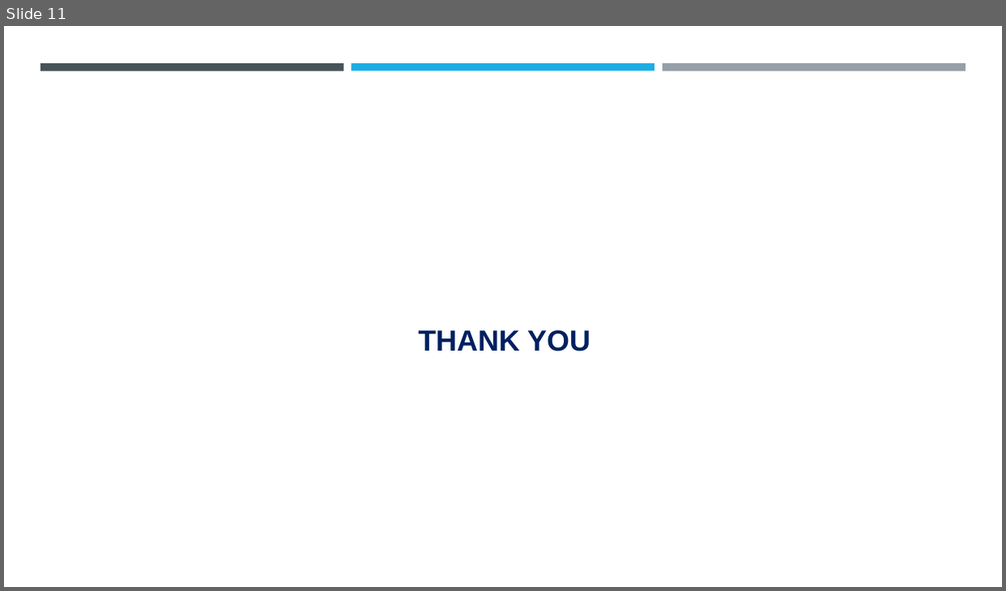
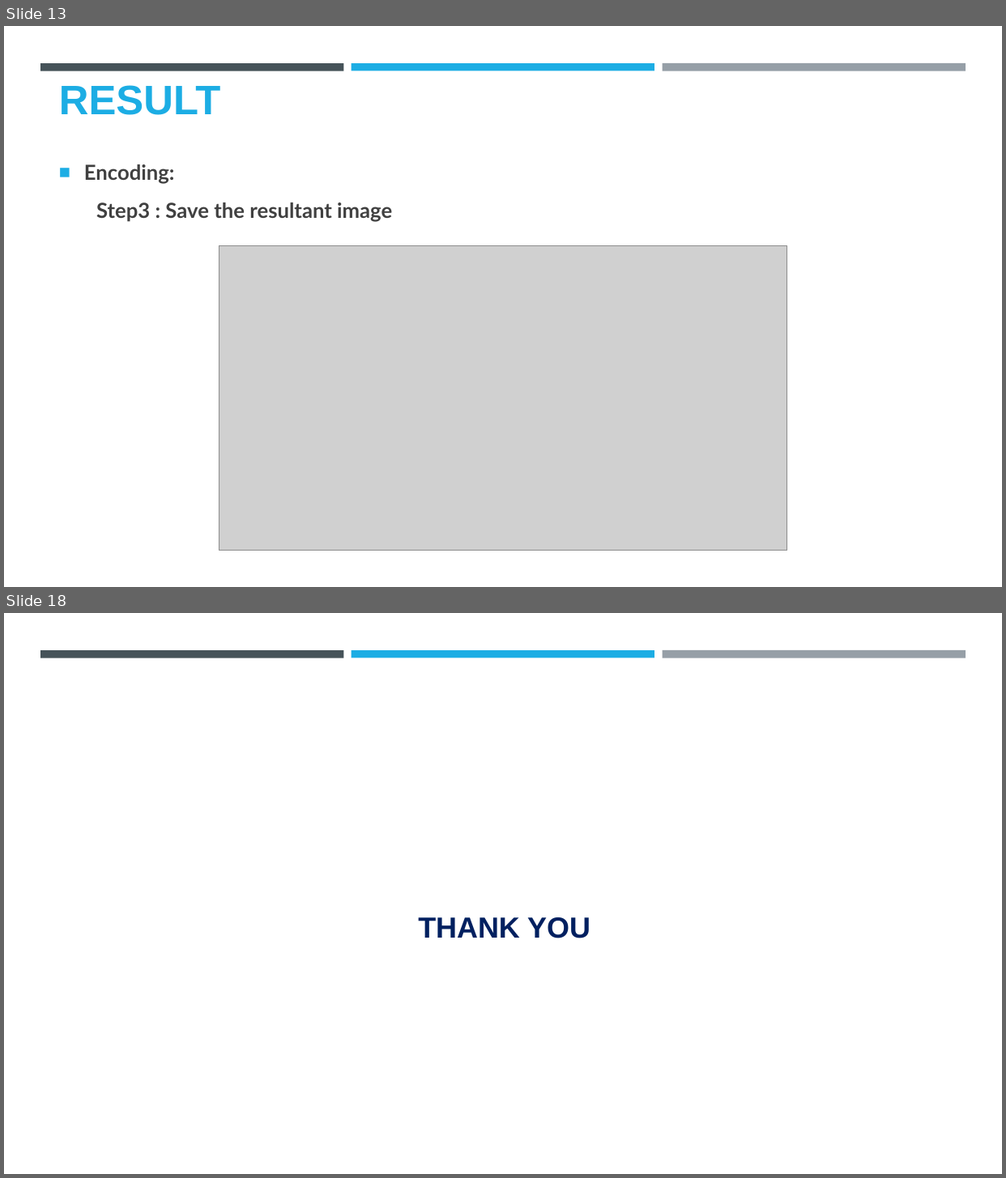
Before and after one commit to Dhayanithi05/ProjectNM, a slide deck: Project.pptx. Shown one above the other, each under a label of ours: slide 11 before the commit, slides 13 and 18 after it; the slides between them are not shown. The pictures are 1006x591 and 1006x1178 pixels, drawn with LibreOffice and Linux fonts; fonts in the diff are those of the drawing; grey boxes stand for pictures; background and template pictures are left out. Boxes give left, top, right and bottom in pixels: in the first picture for what was removed or moved away, otherwise in the second. Text is boxed around its words. In the diff, an @@ line names an element or a change of style, - is before the commit and + after.

```diff
--- a/Project.pptx
+++ b/Project.pptx
@@ slide 13 added at (4, 26, 1002, 587), background #FFFFFF; not listed: 3 template elements that a slide beside it also shows @@
@@ title added at (59, 85, 220, 115), 39.6 pt, text #1CADE4, bold @@
+RESULT
@@ text added at (84, 165, 392, 222), 20 pt, text #404040, bold @@
+■ Encoding:
+Step3 : Save the resultant image
@@ picture added at (219, 246, 787, 551) @@
@@ what was slide 11 is now slide 18 @@
```
Also in this commit, not shown: 4 slides changed, 12 other slides added, 6 slides removed.
